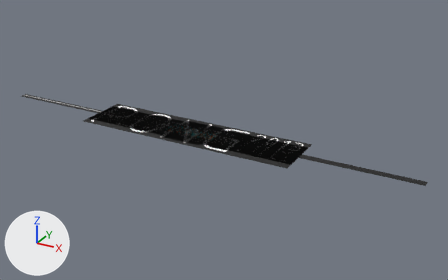
One commit to the FBX model Assets/GUI/unity_MenuQuadsAgui_objectsA.fbx: the scene before it, then after it.
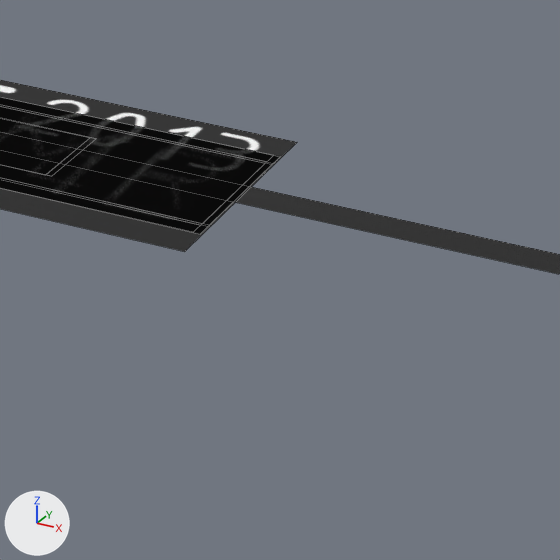
The first picture shows the older version from a 50 mm camera at (1.321, -2.115, 1.054) aimed at (0.128, 0.055, -0.031). The close-ups show both versions on the part from 55% to 83% of the width and 40% to 84% of the height of that picture; other places that the commit changed are outside them. Arrows for +X, +Y and +Z are at lower left; the lights stay in place. The close-ups show mesh edges as thin lines.

Objects in the first close-up: 'div_001', 'multiplayerActive_001', 'multiplayerPassive_001', 'newGameActive_001', 'newGamePassive_001', 'opitonsActive_001', 'opitonsPassive_001', 'pong2013_001'.
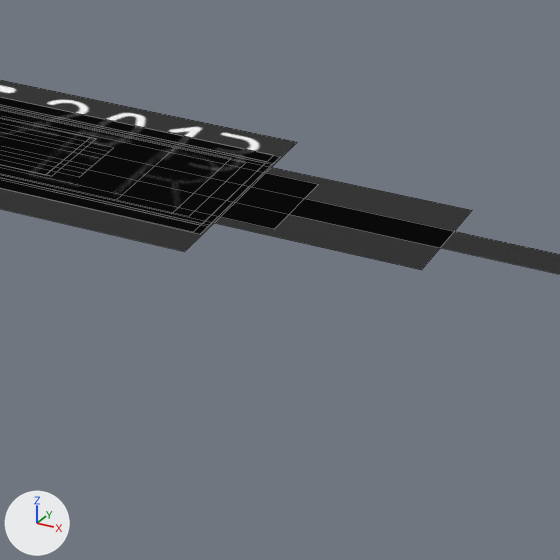
Changed parts and their boxes (x1, y1, x2, y2) in the close-ups (560 x 560 px):
'computerOverlordwins_001', added (black): after (0, 109, 472, 270)
'burst_orange_001', added (black): after (3, 116, 318, 229)
'newGameActive_001', unchanged, covered by the edit: (0, 97, 279, 233) in both
'opitonsPassive_001', unchanged, covered by the edit: (0, 107, 263, 221) in both

Edits to the bpy script that builds the scene:
```text
Add me_burst_orange_001:
    me_burst_orange_001.from_pydata(...)  # 4 vertices, 1 face; spans x -0.555..0.555, y -0.053..0.053, z 0.0
    me_burst_orange_001.materials.append(mat_material_001__menuimage_png)  # picture img_menuquads_png
Add me_computeroverlordwins_001:
    me_computeroverlordwins_001.from_pydata(...)  # 4 vertices, 1 face; spans x -0.691..0.691, y -0.066..0.066, z 0.0
    me_computeroverlordwins_001.materials.append(mat_material_001__menuimage_png)  # picture img_menuquads_png
Add ob_burst_orange_001:
    ob_burst_orange_001 = bpy.data.objects.new('burst_orange_001', me_burst_orange_001)
    ob_burst_orange_001.location = (0.0, 0.0, 0.0)
Add ob_computeroverlordwins_001:
    ob_computeroverlordwins_001 = bpy.data.objects.new('computerOverlordwins_001', me_computeroverlordwins_001)
    ob_computeroverlordwins_001.location = (0.0, 0.0, 0.0)
```
